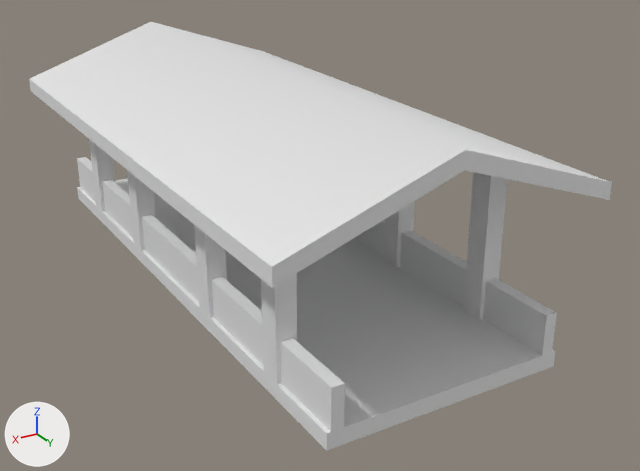
A saved change to the Blender file resource_files/bridge.blend.
Camera for both pictures: a 50 mm camera at (10.41, 20.1, 10.22) aimed at (-0.87, 1.31, 0.82). Lighting does not change. The marker at lower left points along +X, +Y and +Z.

Objects in the first picture: 'BridgeEnd', 'BridgeEnd.001', 'BridgeMid'.
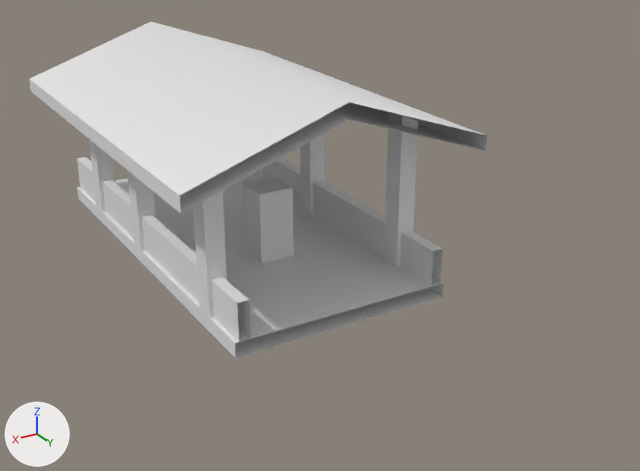
The change, as a diff of the scene's bpy script:
```diff
--- a/resource_files/bridge.blend.py
+++ b/resource_files/bridge.blend.py
@@ ob_bridgeend_001 @@
-ob_bridgeend_001 = bpy.data.objects.new('BridgeEnd.001', me_cube_002)
-ob_bridgeend_001.location = (0.0, 8.0, 0.0)
-ob_bridgeend_001.rotation_euler = (0.0, 0.0, 3.142)  # degrees (0, 0, 180)
-_m = ob_bridgeend_001.modifiers.new('Mirror', 'MIRROR')
-_m.use_clip = True
```

Pixel boxes (x1, y1, x2, y2) of what changed, in the pictures (640 x 471 px):
'BridgeEnd.001', deleted
    before: (180, 102, 612, 451)
'MeshInstance', unchanged, uncovered by the edit
    after: (243, 177, 294, 263)
